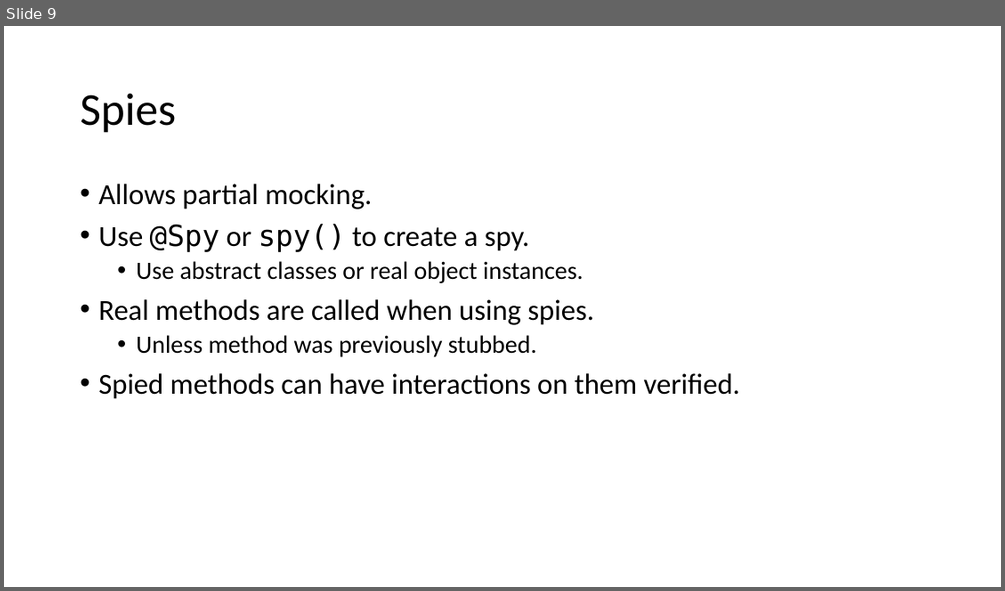
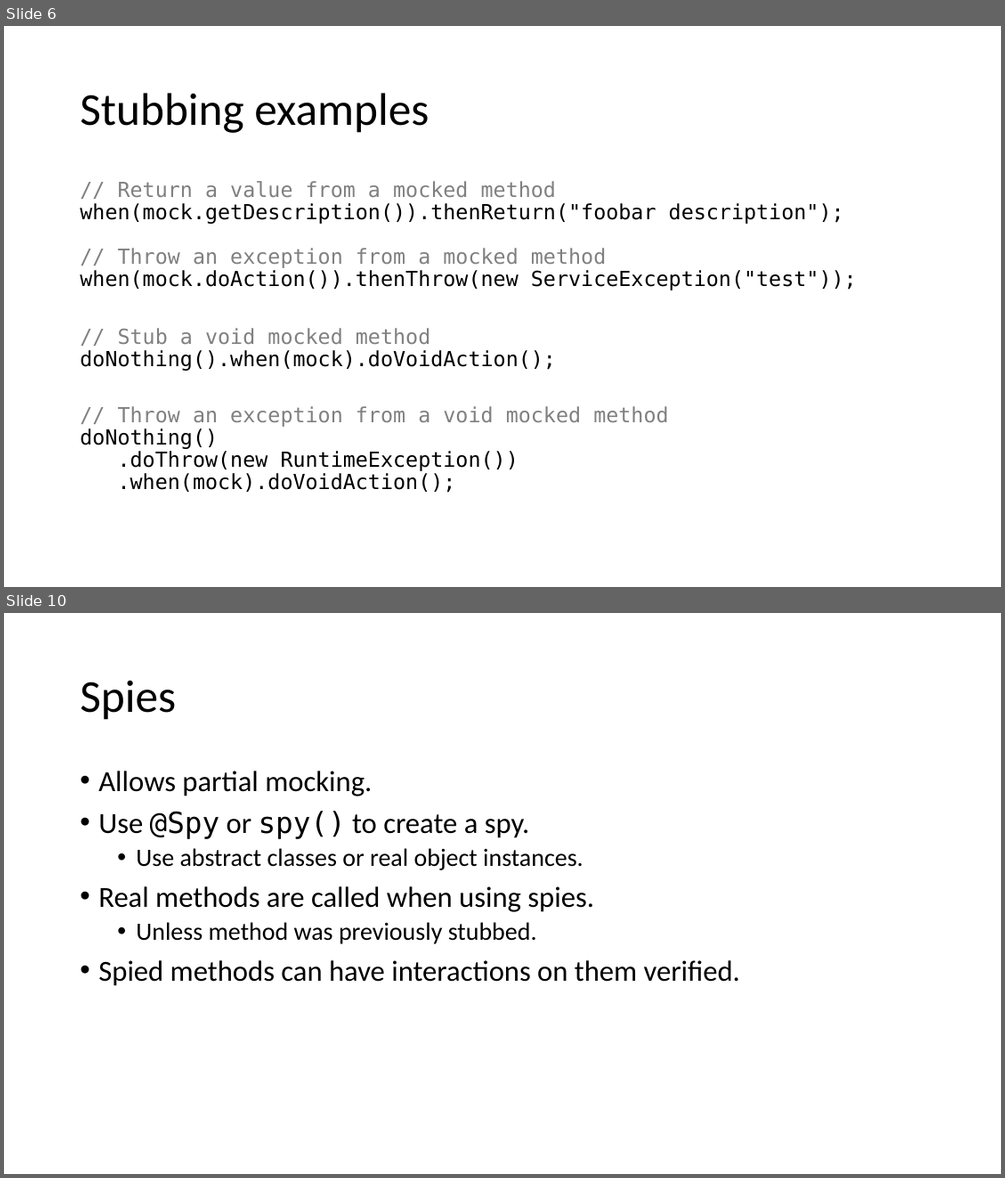
Before and after one commit to cebartling/test-driven, a slide deck: presentations/Introduction to Mockito.pptx. Shown one above the other, each under a label of ours: slide 9 before the commit, slides 6 and 10 after it; the slides between them are not shown. The pictures are 1005x591 and 1005x1178 pixels, drawn with LibreOffice and Linux fonts; fonts in the diff are those of the drawing. Boxes give left, top, right and bottom in pixels: in the first picture for what was removed or moved away, otherwise in the second. Text is boxed around its words. In the diff, an @@ line names an element or a change of style, - is before the commit and + after.

```diff
--- a/presentations/Introduction to Mockito.pptx
+++ b/presentations/Introduction to Mockito.pptx
@@ slide 6 added at bbox=[4, 26, 1001, 587], background #FFFFFF @@
@@ title added at bbox=[80, 93, 429, 133], 44 pt, text #000000 @@
+Stubbing examples
@@ text added at bbox=[80, 181, 857, 492], 20 pt, text #000000 @@
+// Return a value from a mocked method
+when(mock.getDescription()).thenReturn("foobar description");
+// Throw an exception from a mocked method
+when(mock.doAction()).thenThrow(new ServiceException("test"));
+// Stub a void mocked method
+doNothing().when(mock).doVoidAction();
+// Throw an exception from a void mocked method
+doNothing()
+.doThrow(new RuntimeException())
+.when(mock).doVoidAction();
@@ what was slide 9 is now slide 10 @@
```
Also in this commit, not shown: 3 slides changed, 2 other slides added, 2 slides removed.
